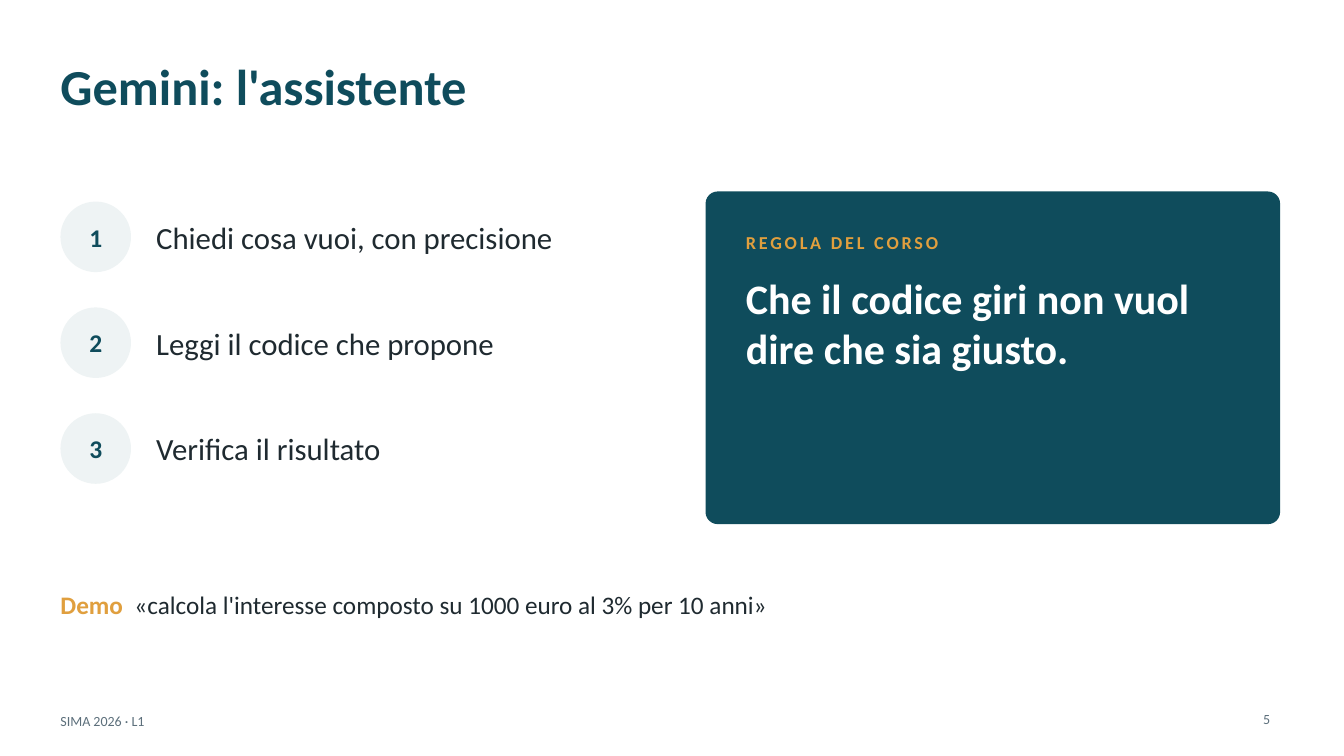
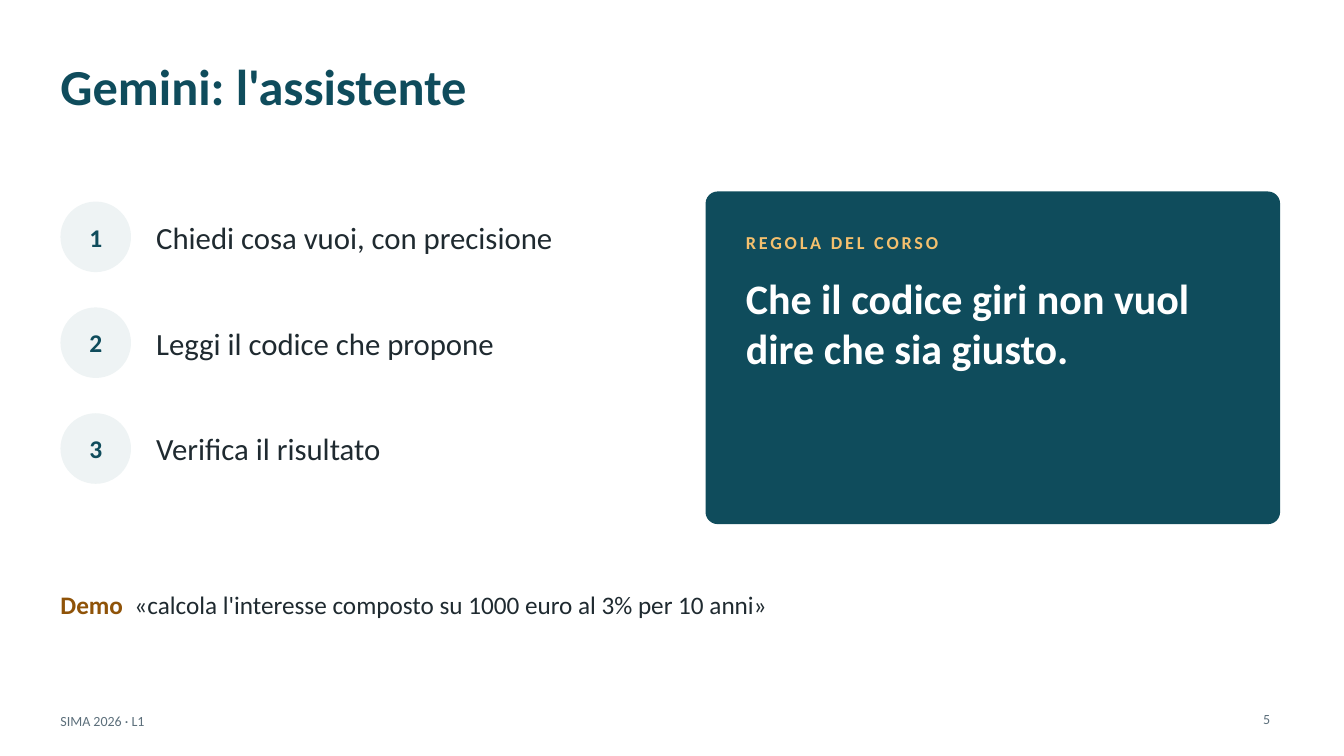
Before and after one commit to andrealorenzon/SIMA2026, a slide deck: slide 5 of lezioni/L01_python_calcolatrice/slide.pptx. Drawn at 1344x756 pixels with LibreOffice and Linux fonts; fonts in the diff are those of the drawing. Boxes give left, top, right and bottom in pixels: in the first picture for what was removed or moved away, otherwise in the second. Text is boxed around its words. In the diff, an @@ line names an element or a change of style, - is before the commit and + after.

```diff
--- a/lezioni/L01_python_calcolatrice/slide.pptx
+++ b/lezioni/L01_python_calcolatrice/slide.pptx
@@ text "REGOLA DEL CORSO" at box(746, 237, 938, 249): text colour #E09F3E to #F4C06E @@
@@ text "Demo «calcola l'interesse composto su ..." at box(60, 596, 766, 618): text colour #E09F3E to #8F5308 in "Demo" @@
```
Also in this commit, not shown: 5 other slides changed, 2 other files.
